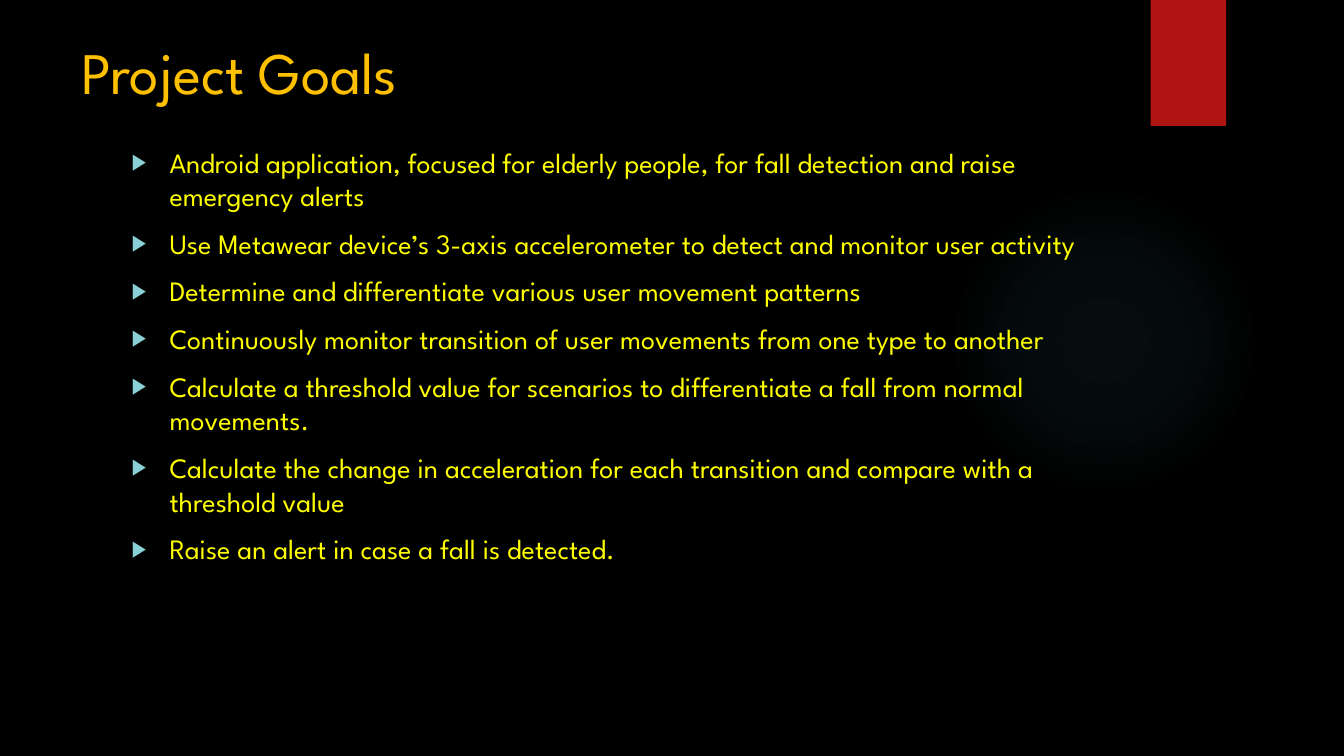
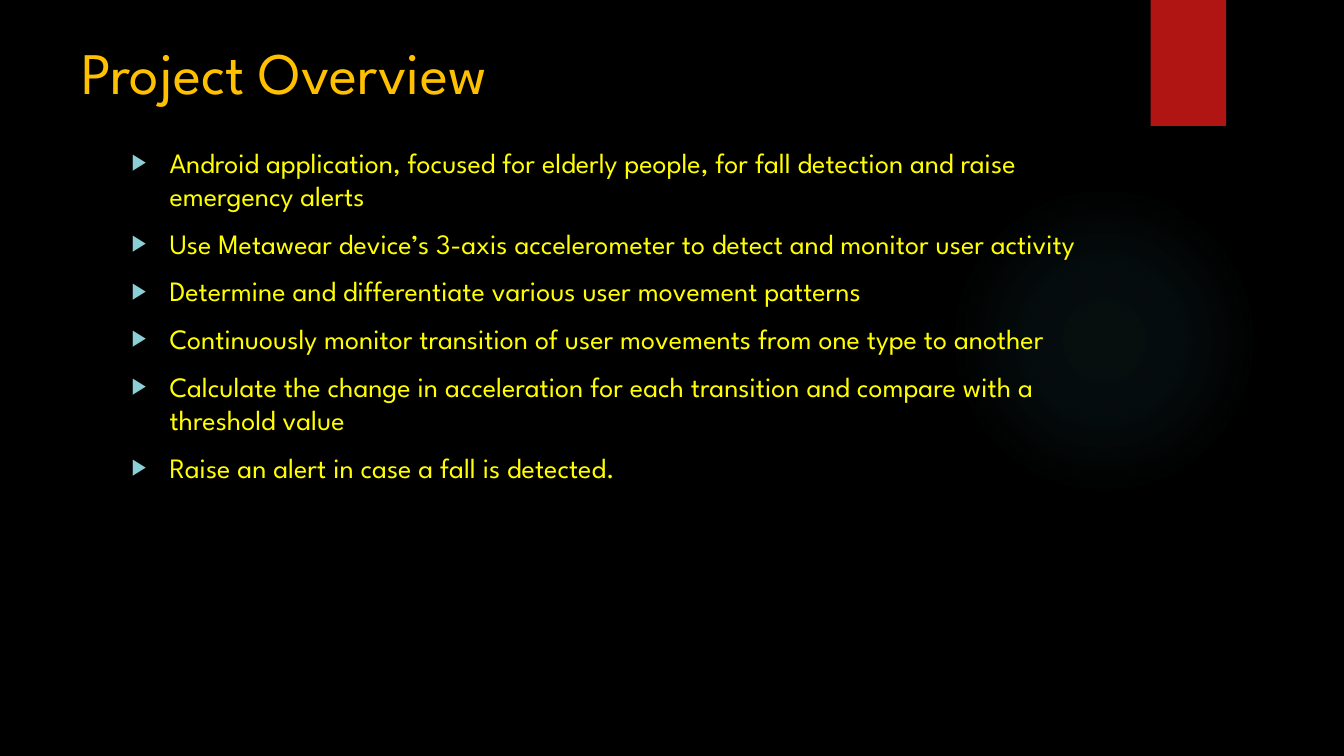
Before and after one commit to Narahari-Sundaragopalan/eGuard, a slide deck: slide 2 of docs/Milestone-3.pptx. Drawn at 1344x756 pixels with LibreOffice and Linux fonts; fonts in the diff are those of the drawing; background and template pictures are left out. Boxes give left, top, right and bottom in pixels: in the first picture for what was removed or moved away, otherwise in the second. Text is boxed around its words. In the diff, an @@ line names an element or a change of style, - is before the commit and + after.

```diff
--- a/docs/Milestone-3.pptx
+++ b/docs/Milestone-3.pptx
@@ title at <box>81,54,487,107</box>: text changed @@
-Project Goals
+Project Overview
@@ text at <box>170,377,1024,431</box>: paragraph removed @@
-▶ Calculate a threshold value for scenarios to differentiate a fall from normal movements.
```
Also in this commit, not shown: 2 other slides changed, 1 slide added, 3 other files.
